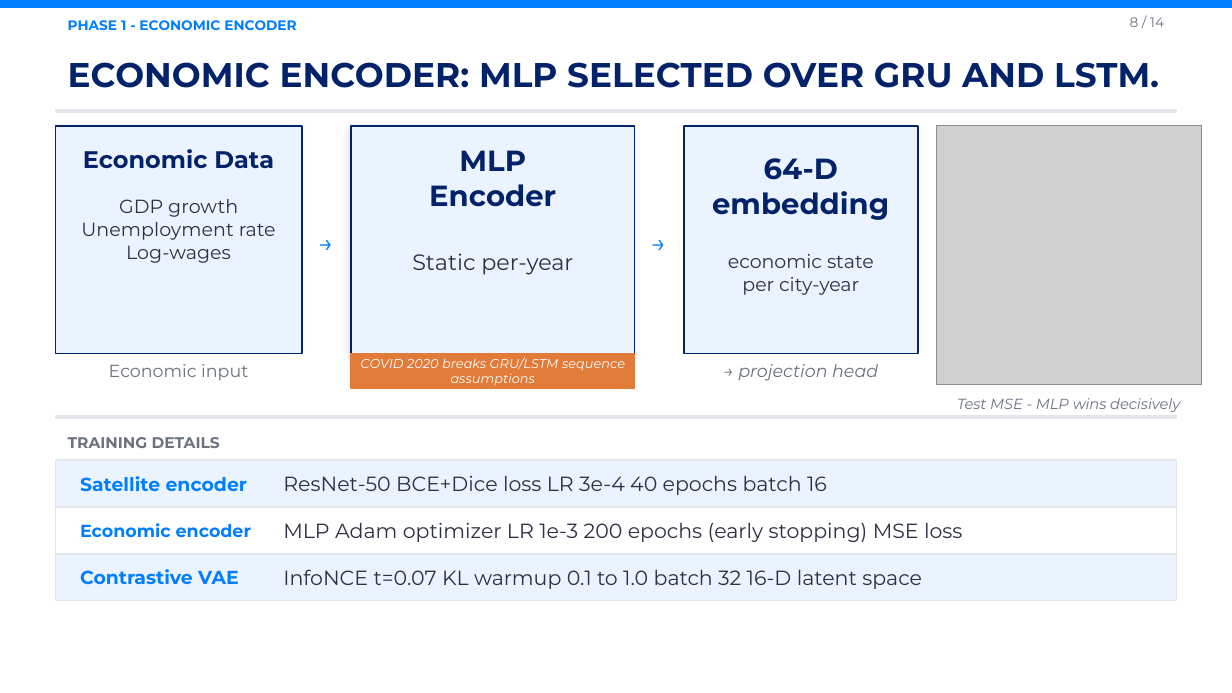
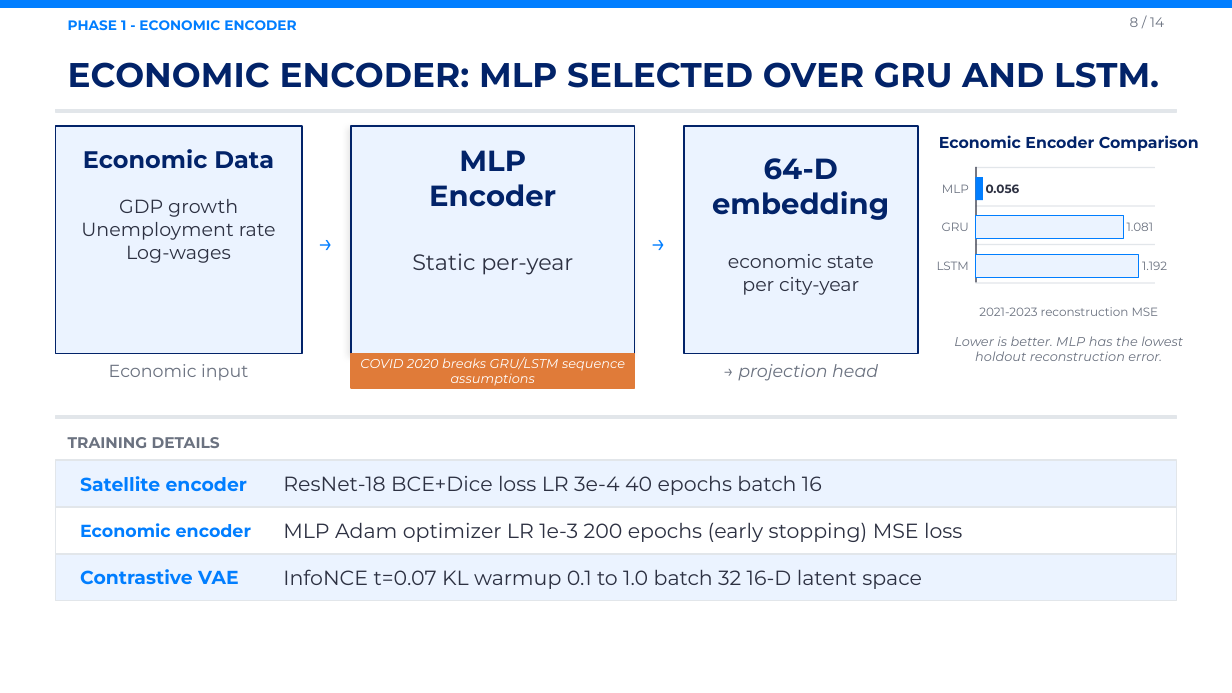
Before and after one commit to cathyliu0510/209b_Final_Project, a slide deck: slide 8 of cs1090b_ms4_presentation_group12.pptx. Drawn at 1232x693 pixels with LibreOffice and Linux fonts; fonts in the diff are those of the drawing; grey boxes stand for pictures. Boxes give left, top, right and bottom in pixels: in the first picture for what was removed or moved away, otherwise in the second. Text is boxed around its words. In the diff, an @@ line names an element or a change of style, - is before the commit and + after.

```diff
--- a/cs1090b_ms4_presentation_group12.pptx
+++ b/cs1090b_ms4_presentation_group12.pptx
@@ picture removed at [936, 126, 1201, 384] @@
@@ group added at [937, 135, 1199, 361]: 9 texts, 8 rectangles @@
+Economic Encoder Comparison
+0.056
+MLP
+1.081
+GRU
+1.192
+LSTM
+2021-2023 reconstruction MSE
+Lower is better. MLP has the lowest holdout reconstruction error.
@@ text removed at [957, 398, 1180, 412] @@
-Test MSE - MLP wins decisively
@@ text at [283, 475, 822, 495]: text changed @@
-ResNet-50 BCE+Dice loss LR 3e-4 40 epochs batch 16
+ResNet-18 BCE+Dice loss LR 3e-4 40 epochs batch 16
```
Also in this commit, not shown: 2 other slides changed.
